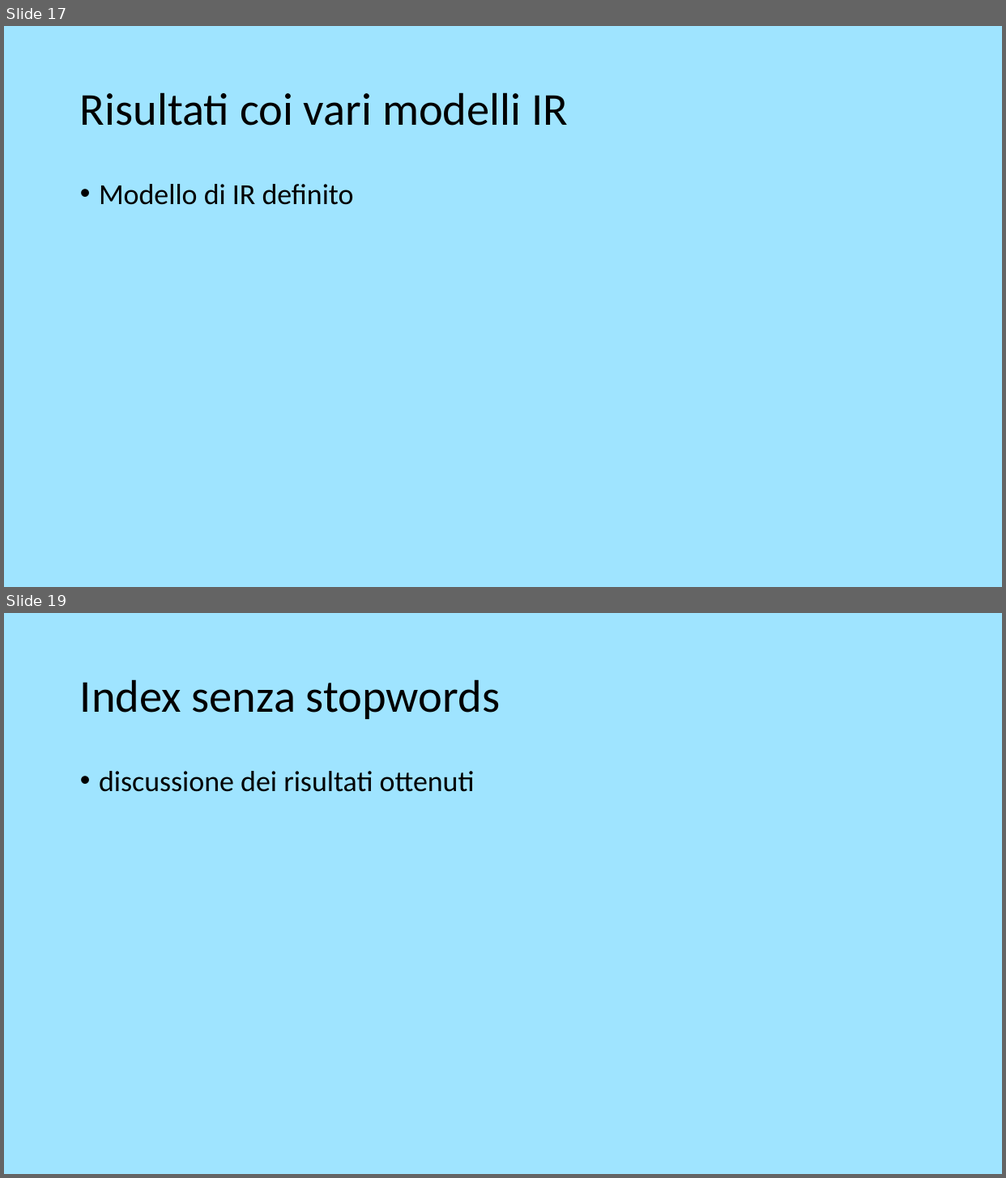
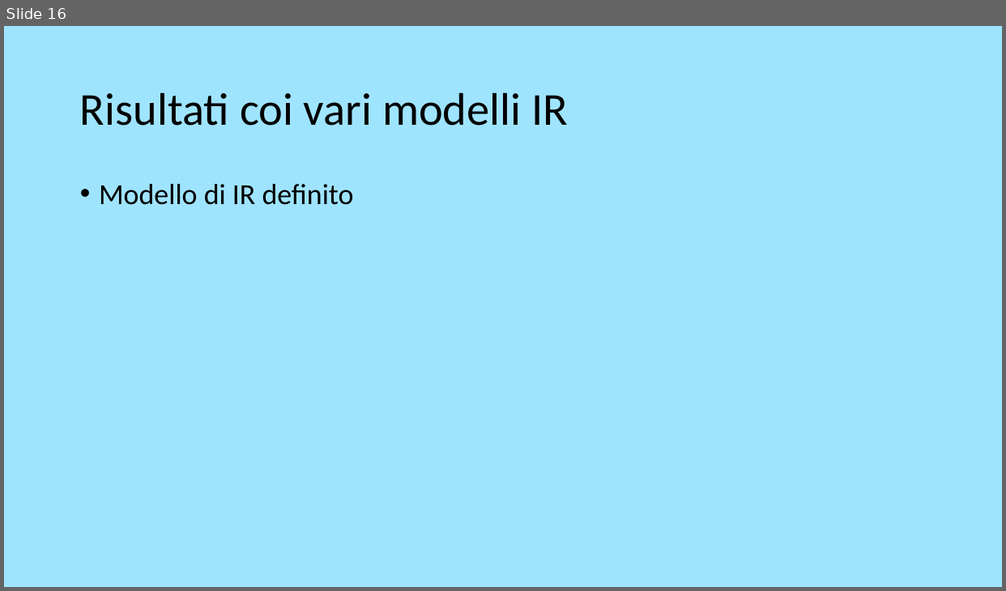
Before and after one commit to theElandor/Progetto3.0, a slide deck: 1PresentazioneGI.odp. Shown one above the other, each under a label of ours: slides 17 and 19 before the commit, slide 16 after it; the slides between them are not shown. The pictures are 1006x1178 and 1006x591 pixels, drawn with LibreOffice and Linux fonts; fonts in the diff are those of the drawing. Boxes give left, top, right and bottom in pixels: in the first picture for what was removed or moved away, otherwise in the second. Text is boxed around its words. In the diff, an @@ line names an element or a change of style, - is before the commit and + after.

```diff
--- a/1PresentazioneGI.odp
+++ b/1PresentazioneGI.odp
@@ slide 19 removed at box(4, 613, 1002, 1174), background #9FE4FF @@
@@ title removed at box(80, 679, 500, 719) @@
-Index senza stopwords
@@ text removed at box(99, 771, 475, 792) @@
-• discussione dei risultati ottenuti
@@ what was slide 17 is now slide 16 @@
```
Also in this commit, not shown: 1 slide changed, 11 slides added, 13 other slides removed, 13 other files.
